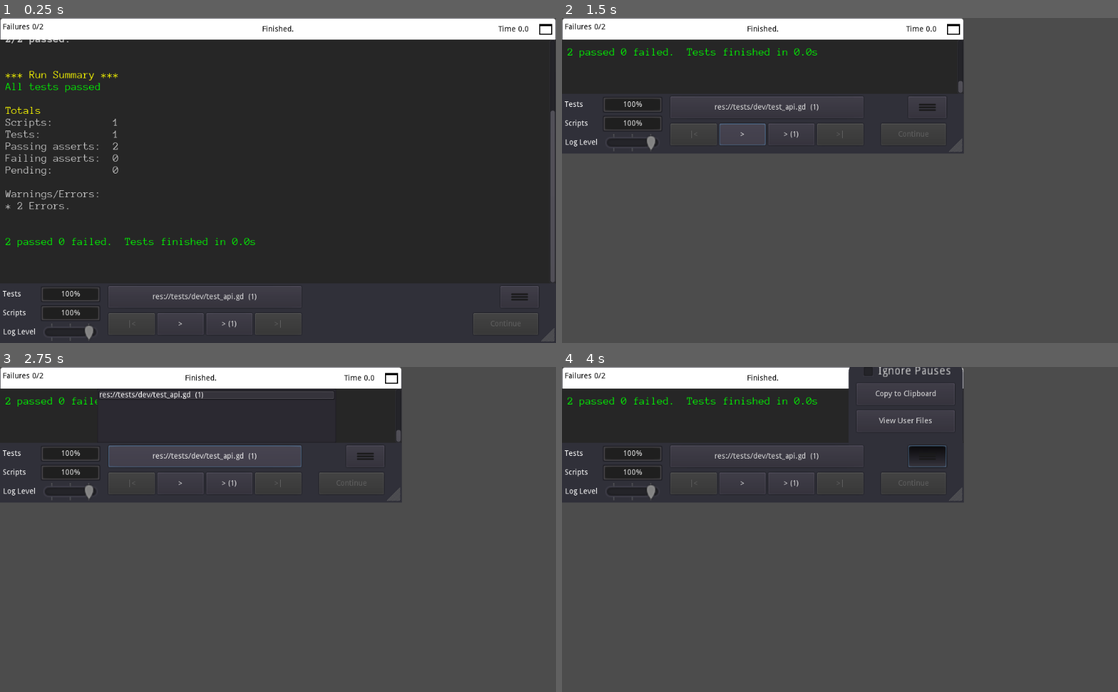
Above: before the commit, frames 1-4 (two rows, left to right).
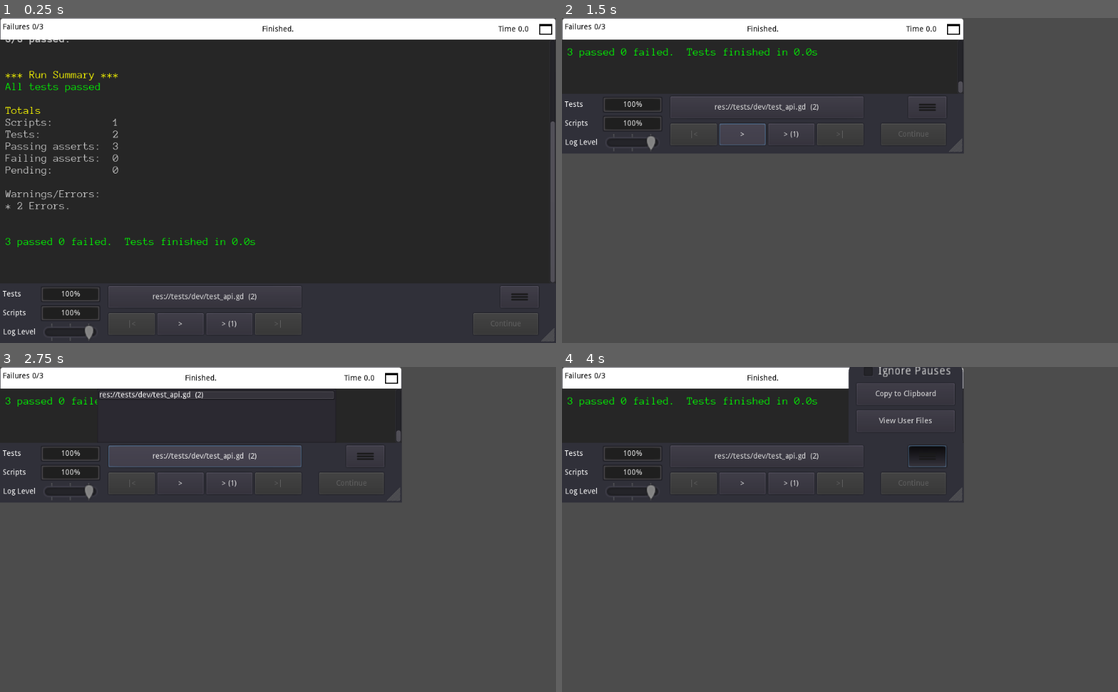
Above: after the commit, the same moments.

Repository: bulfonjf/POC_Red
Game: Godot game, scene res://tests/tests.tscn
Two runs of this game, one before a commit and one after it. Both use one fixed random seed, a clock stepped at 60 frames per second and the inputs below.
Inputs (mouse positions are in pixels of both pictures, inside the frame that each line leads up to):
- Up to frame 1 (0.25 s): no input
- Up to frame 2 (1.5 s): click (1106, 27) at 0.5 s; click ">" at 1.25 s
- Up to frame 3 (2.75 s): click "res://tests/dev/test_api.gd (…" at 2 s
- Up to frame 4 (4 s): click "> (1)" at 2.75 s; click (928, 458) at 3.5 s

The runs differ from the first frame. In frame 1, less than 0.1% of the frame differs, in the area x 1-100%, y 2-87%; in frame 2, less than 0.1%; in frame 3, less than 0.1%; in frame 4, less than 0.1%.

Commit message:
Funcion desconectar
Desconecta cualquier comunicacion abierta, y luego consulta a la red si
esta conectado para verificar que haya tenido exito.

Diff:
--- a/src/api/api.gd
+++ b/src/api/api.gd
@@ -5,3 +5,6 @@
 	var identificador = Identificador.new(_nombre, _id)
 	var red = RedDTO.new(_ip, _puerto)
 	return NodoCliente.Conectar(identificador, red)
+
+func Desconectar() -> EstadoConexion:
+	return NodoCliente.Desconectar()
--- a/src/dominio/nodo_cliente.gd
+++ b/src/dominio/nodo_cliente.gd
@@ -4,9 +4,14 @@
 var identificador : Identificador
 var red_dto : RedDTO
 
-func Initialize(_red_cliente):
+func Inicializar(_red_cliente):
 	self.red_cliente =  _red_cliente
 
 func Conectar(_identificador : Identificador, _red_dto : RedDTO) -> EstadoConexion:
-	var is_conectado = red_cliente.Conectar(_red_dto.ip, _red_dto.puerto)
+	var is_conectado = self.red_cliente.Conectar(_red_dto.ip, _red_dto.puerto)
 	return EstadoConexion.new(is_conectado)
+
+func Desconectar() -> EstadoConexion:
+	self.red_cliente.Desconectar()
+	var is_conectado = self.red_cliente.IsConectado()
+	return EstadoConexion.new(is_conectado)
--- a/src/dominio/red_dto.gd
+++ b/src/dominio/red_dto.gd
@@ -5,4 +5,4 @@
 
 func _init(_ip : String, _puerto : int):
 	self.ip = _ip
-	self.puerto = puerto
+	self.puerto = _puerto
--- a/src/tests/dev/mocks/red_cliente_mock.gd
+++ b/src/tests/dev/mocks/red_cliente_mock.gd
@@ -1,9 +1,17 @@
 class_name RedClienteMock
 
 var conectar_func
+var is_conectado_func
 
-func _init(_conectar_func):
-	self.conectar_func = _conectar_func
+func _init(_conectar_func, _is_conectado_func):
+    self.conectar_func = _conectar_func
+    self.is_conectado_func = _is_conectado_func
 
 func Conectar(_identificador, _red_dto) -> EstadoConexion:
-	return self.conectar_func.call_func(_identificador, _red_dto)
+    return self.conectar_func.call_func(_identificador, _red_dto)
+
+func Desconectar():
+    pass
+
+func IsConectado() -> EstadoConexion:
+    return self.is_conectado_func.call_func()
--- a/src/tests/dev/test_api.gd
+++ b/src/tests/dev/test_api.gd
@@ -5,27 +5,27 @@
 func test_conectar():
 	var test_suite = [
 		{
-			"name": "conectar - conexion exitosa",
-			"description": "valores validos",
+			"nombre": "conectar - conexion exitosa",
+			"descripcion": "valores validos",
 			"testData": {
 				"nombre":"alexis",
 				"id":"134",
 				"ip":"111",
 				"puerto":8080
 			},
-			"crear_red_cliente": funcref(self, "crear_red_cliente_conectado"),
+			"crear_red_cliente": funcref(self, "crear_red_cliente_conectar_conectado"),
 			"resultado_esperado": EstadoConexion.new(true)
 		},
 		{
-			"name": "conectar - conexion fallida",
-			"description": "valores validos, conexion sin exito",
+			"nombre": "conectar - conexion fallida",
+			"descripcion": "valores validos, conexion sin exito",
 			"testData": {
 				"nombre":"alexis",
 				"id":"134",
 				"ip":"111",
 				"puerto":8080
 			},
-			"crear_red_cliente": funcref(self, "crear_red_cliente_no_conectado"),
+			"crear_red_cliente": funcref(self, "crear_red_cliente_conectar_no_conectado"),
 			"resultado_esperado": EstadoConexion.new(false)
 		}
 	]
@@ -33,24 +33,50 @@
 	print("Test Cases")
 
 	for tc in test_suite:
-		print(tc.name)
+		print(tc.nombre)
 
 		# Arrenge
 		var red_cliente_mock = tc.crear_red_cliente.call_func()
-		NodoCliente.Initialize(red_cliente_mock)
+		NodoCliente.Inicializar(red_cliente_mock)
 
 		# Act
-		var resultado_obtenido= Api.Conectar(tc.testData.nombre, tc.testData.id, tc.testData.ip, tc.testData.puerto)
+		var resultado_obtenido = Api.Conectar(tc.testData.nombre, tc.testData.id, tc.testData.ip, tc.testData.puerto)
 
 		# Assert
 		assert_true(compare_estado_conexion(resultado_obtenido, tc.resultado_esperado))
 
+func test_desconectar():
+	var test_suite = [
+		{
+			"nombre":"Desconexion exitosa",
+			"crear_red_cliente": funcref(self, "crear_red_cliente_isconectado_no_conectado"),
+			"resultado_esperado": EstadoConexion.new(false)
+		}
+	]
 
-func crear_red_cliente_conectado():
-	return RedClienteMock.new(funcref(self, "red_cliente_conectar_conectado"))
+	for tc in test_suite:
+		print(tc.nombre)
 
-func crear_red_cliente_no_conectado():
-	return RedClienteMock.new(funcref(self, "red_cliente_conectar_no_conectado"))
+		# Arrenge
+		var red_cliente_mock = tc.crear_red_cliente.call_func()
+		NodoCliente.Inicializar(red_cliente_mock)
+		# Act
+		var resultado_obtenido = Api.Desconectar()
+
+		# Assert
+		assert_true(compare_estado_conexion(resultado_obtenido, tc.resultado_esperado))
+
+func crear_red_cliente_conectar_conectado():
+	return RedClienteMock.new(funcref(self, "red_cliente_conectar_conectado"), null)
+
+func crear_red_cliente_conectar_no_conectado():
+	return RedClienteMock.new(funcref(self, "red_cliente_conectar_no_conectado"), null)
+
+func crear_red_cliente_isconectado_conectado():
+	return RedClienteMock.new(null, funcref(self, "red_cliente_isconectado_conectado"))
+
+func crear_red_cliente_isconectado_no_conectado():
+	return RedClienteMock.new(null, funcref(self, "red_cliente_isconectado_no_conectado"))
 
 func red_cliente_conectar_conectado(_ip, _puerto):
 	return true
@@ -58,5 +84,11 @@
 func red_cliente_conectar_no_conectado(_ip, _puerto):
 	return false
 
+func red_cliente_isconectado_conectado():
+	return true
+
+func red_cliente_isconectado_no_conectado():
+	return false
+
 func compare_estado_conexion(obtenido, esperado) -> bool:
 	return obtenido.is_connected == esperado.is_connected
